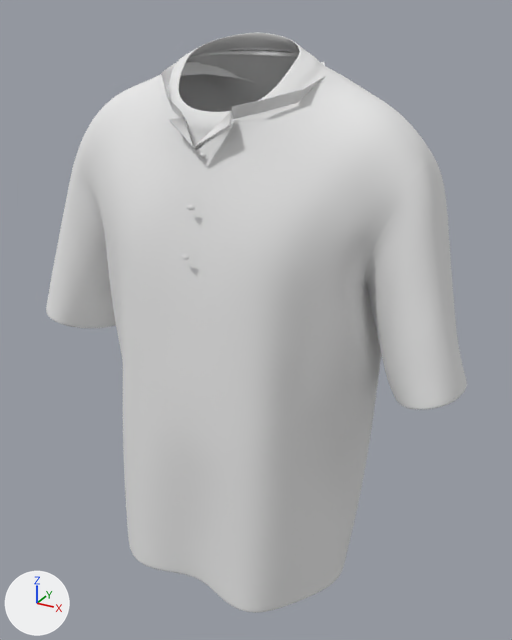
The glTF model public/personnalisateur/model/polo/scene.gltf, before and after one commit.
Before and after are seen from a 50 mm lens placed at (24.4, -40.9, 40.3), pointed at (1.2, 1.2, 19.3). The axes (+X, +Y, +Z) are drawn at lower left. The lights are the same throughout. The picture after the commit comes second. Vertices at exactly the same position are counted once.

In view in the first picture: 'polo'.
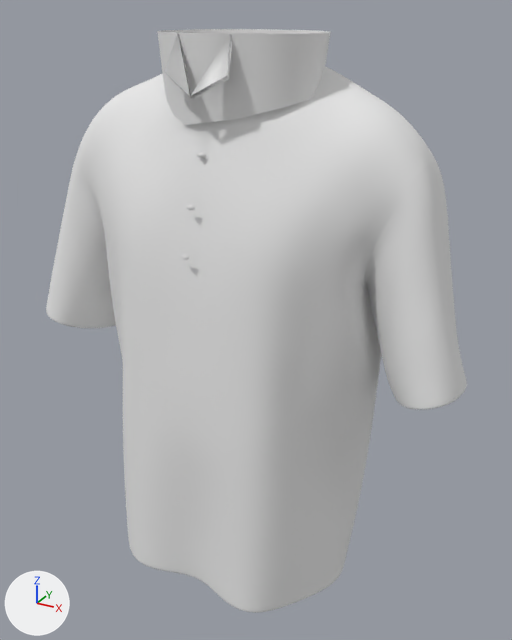
Commit message: Corrige le col de la chemise/du polo et fonce le fond du visualiseur 3D

What differs and where, as boxes [x1, y1, x2, y2] in the pictures (512 x 640 px):
'polo', reshaped
    before: [46, 32, 467, 613]
    after: [46, 29, 467, 613]
part 1 of me_mesh_0, rebuilt
    before: [161, 62, 325, 119]
    after: [157, 29, 331, 125]
part 2 of me_mesh_0, deleted
    before: [169, 111, 233, 150]
part 3 of me_mesh_0, added
    after: [164, 33, 232, 100]

What the commit changed:
me_mesh_0 is used by ob_polo; location (0.0, 0.0, 0.0).
me_mesh_0 had 30451 vertices, 61114 faces and spanned x -16.9..17.0, y -7.8..8.9, z -0.3..38.9.
me_mesh_0 now has 30481 vertices, 61146 faces and spans x -16.9..17.0, y -7.8..8.9, z -0.3..39.0.
me_mesh_0 part 1: the loose piece of 26 vertices spanning x -5.3..5.9, y -2.9..6.0, z 33.6..37.2 is rebuilt with 56 vertices and now spans x -5.4..6.2, y -3.3..6.2, z 33.5..39.0.
me_mesh_0 part 2: the loose piece of 10 vertices spanning x -2.2..2.2, y -4.4..-2.6, z 32.4..34.7 is deleted.
Part 3, on me_mesh_0:
10 vertices are added at x -2.2..2.2, y -4.6..-2.7, z 35.4..39.0.
16 new faces join them.
